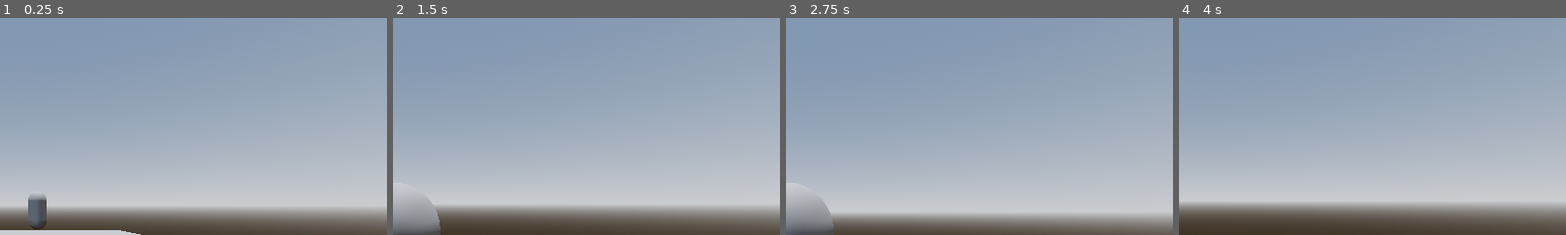
Above: before the commit, frames 1-4 (left to right).
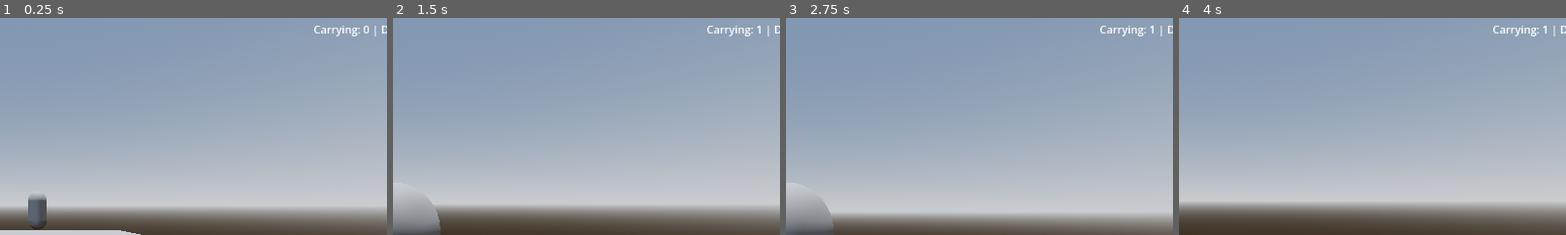
Above: after the commit, the same moments.

Repository: natmar68-cmyk/Rat_Trap
Game: Godot game, scene res://Scenes/nico_testing.tscn
Two runs of this game, one before a commit and one after it. Both use one fixed random seed, a clock stepped at 60 frames per second and the inputs below. This scene is started directly instead of the project's main scene.
Inputs (mouse positions are % of the whole screen's width and height, from its top left):
- Up to frame 1 (0.25 s): no input
- Up to frame 2 (1.5 s): tap Enter at 0.5 s; move the mouse to (55, 50) at 0.52 s; hold Ctrl (sprint) 0.53-1.28 s; hold W (move_forward) from 0.53 s (still down); tap Space (jump) at 0.77 s; move the mouse to (45, 50) at 1.27 s; tap F (toggle_camera) at 1.35 s
- Up to frame 3 (2.75 s): keep holding W (move_forward); tap Space (jump) at 1.52 s; move the mouse to (52, 48) at 2.02 s; hold Ctrl (sprint) from 2.03 s (still down)
- Up to frame 4 (4 s): keep holding W (move_forward); move the mouse to (49, 52) at 2.77 s; release Ctrl (sprint) at 2.78 s; tap F (toggle_camera) at 2.85 s; tap Space (jump) at 3.02, 3.77 s; move the mouse to (57, 51) at 3.52 s; hold Ctrl (sprint) from 3.53 s (still down)
The pictures show only the part of the screen within x 50-100%, y 7-57%; the shares and areas given below are measured in that part.

The runs differ from the first frame. In frame 1, 0.3% of the frame differs, in the area x 81-100%, y 3-9%; in frame 2, 0.3%; in frame 3, 0.3%; in frame 4, 0.3%.
Error before the commit: Invalid access to property or key 'food_count_changed' on a base object of type 'Node (game_manager.gd)'. (res://FoodLabel.gd:6)

Commit message:
new scoring done

Diff:
--- a/FoodLabel.gd
+++ /dev/null
@@ -1,10 +0,0 @@
-extends CanvasLayer
-
-@onready var food_label: Label = $FoodLabel
-
-func _ready():
-	GameManager.food_count_changed.connect(_on_food_count_changed)
-	food_label.text = "Food: 0"
-
-func _on_food_count_changed(new_count):
-	food_label.text = "Food: " + str(new_count)
--- a/Scenes/death_screen.tscn
+++ b/Scenes/death_screen.tscn
@@ -1,6 +1,6 @@
 [gd_scene format=3 uid="uid://tlhc81k4qqng"]
 
-[ext_resource type="Script" uid="uid://bxuvg47g7clos" path="res://canvas_layer.gd" id="1_8hps1"]
+[ext_resource type="Script" uid="uid://bxuvg47g7clos" path="res://Scripts/DeathScreen.gd" id="1_8hps1"]
 
 [node name="DeathScreen" type="CanvasLayer" unique_id=389953836]
 script = ExtResource("1_8hps1")
--- a/Scenes/nico_testing.tscn
+++ b/Scenes/nico_testing.tscn
@@ -1,7 +1,7 @@
 [gd_scene format=3 uid="uid://c5fjngcx0xqip"]
 
 [ext_resource type="PackedScene" uid="uid://cw5fd08d4wqkk" path="res://Scenes/food_item.tscn" id="1_1jav3"]
-[ext_resource type="Script" uid="uid://bgkx7slv5gbav" path="res://FoodLabel.gd" id="2_bd4tc"]
+[ext_resource type="Script" uid="uid://bgkx7slv5gbav" path="res://Scripts/FoodLabel.gd" id="2_bd4tc"]
 [ext_resource type="PackedScene" uid="uid://chb6j77e846ue" path="res://Scenes/player.tscn" id="3_3chpj"]
 [ext_resource type="PackedScene" uid="uid://da6uslpxkiodk" path="res://Scenes/mouse_trap.tscn" id="4_bd4tc"]
 
--- /dev/null
+++ b/Scenes/test_kitchen.tscn
@@ -0,0 +1,143 @@
+[gd_scene format=3 uid="uid://yqvgneujmkru"]
+
+[ext_resource type="PackedScene" uid="uid://chb6j77e846ue" path="res://Scenes/player.tscn" id="1_uq4tq"]
+[ext_resource type="Script" uid="uid://dqhbwwp5n3pax" path="res://Scripts/rat_hole_entrance.gd" id="2_54j5g"]
+[ext_resource type="PackedScene" uid="uid://da6uslpxkiodk" path="res://Scenes/mouse_trap.tscn" id="3_hfsmk"]
+[ext_resource type="PackedScene" uid="uid://cw5fd08d4wqkk" path="res://Scenes/food_item.tscn" id="4_4uwio"]
+[ext_resource type="Script" uid="uid://bgkx7slv5gbav" path="res://Scripts/FoodLabel.gd" id="5_hf3hi"]
+
+[sub_resource type="BoxShape3D" id="BoxShape3D_hfsmk"]
+size = Vector3(0.5986328, 4.960251, 1)
+
+[node name="Kitchen" type="Node3D" unique_id=2066472100]
+
+[node name="Floor" type="CSGBox3D" parent="." unique_id=1162045850]
+transform = Transform3D(0.99997985, -0.0029092368, -0.0056352024, 0.002923705, 0.9999925, 0.0025586656, 0.00562771, -0.002575104, 0.9999808, -0.33034497, -0.3239264, 0.024730325)
+use_collision = true
+size = Vector3(100, 0, 100)
+
+[node name="Wall x-" type="CSGBox3D" parent="." unique_id=719272905]
+transform = Transform3D(-4.3711385e-08, -1, 0, 0.9999999, -4.371139e-08, 0, 0, 0, 0.99999994, -50.327, 29.5, 0.025)
+use_collision = true
+size = Vector3(60, 0, 100)
+
+[node name="Wall x+" type="CSGBox3D" parent="." unique_id=461151980]
+transform = Transform3D(-4.3711385e-08, -1, 0, 0.9999999, -4.371139e-08, 0, 0, 0, 0.99999994, 49.5, 29.5, 0.025)
+use_collision = true
+size = Vector3(60, 0, 100)
+
+[node name="Wall y+" type="CSGBox3D" parent="." unique_id=335010111]
+transform = Transform3D(1.9106853e-15, 4.371139e-08, 0.99999994, 0.9999999, -4.371139e-08, 0, 4.3711385e-08, 1, -4.3711385e-08, 0, 29.5, 50)
+use_collision = true
+size = Vector3(60, 0, 100)
+
+[node name="Hole_maker" type="CSGCombiner3D" parent="." unique_id=1170892875]
+transform = Transform3D(1.9106853e-15, 4.371139e-08, 0.99999994, 0.9999999, -4.371139e-08, 0, 4.3711385e-08, 1, -4.3711385e-08, 0, 29.5, -50)
+use_collision = true
+
+[node name="Wall y-" type="CSGBox3D" parent="Hole_maker" unique_id=981362354]
+transform = Transform3D(1, 1.4210855e-14, -8.4703295e-22, -1.4210855e-14, 1, 1.4210855e-14, -8.4703295e-22, -1.4210855e-14, 1, 0, 0, 0)
+use_collision = true
+size = Vector3(60, 1, 101)
+
+[node name="Hole_wall" type="CSGBox3D" parent="Hole_maker" unique_id=1633334237]
+transform = Transform3D(1, 2.0961011e-13, -9.3173624e-21, -2.0961011e-13, 1, 2.0961011e-13, -9.3173624e-21, -2.0961011e-13, 1, -28.5, -4.241, -19.676)
+size = Vector3(3, 7.5, 7.5)
+
+[node name="Hole" type="CSGPolygon3D" parent="Hole_maker" unique_id=1506180309]
+transform = Transform3D(1.1, 0, -1.0658141e-14, -1.0658141e-14, -4.8082526e-08, -1.1, -2.1175824e-22, 1.1, -4.808253e-08, -29.983604, -0.5586586, -19.121819)
+operation = 2
+polygon = PackedVector2Array(2, -2, 0, -2, 0, 0, 2, 0, 2.35, -0.225, 2.575, -0.65, 2.58, -1.25, 2.4, -1.75)
+
+[node name="Hole_room" type="CSGBox3D" parent="Hole_maker" unique_id=451364005]
+transform = Transform3D(1, 2.1316282e-14, -1.0587912e-21, -2.1316282e-14, 1, 2.1316282e-14, -1.0587912e-21, -2.1316282e-14, 1, -28.5, -4.241, -19.676)
+operation = 2
+size = Vector3(2.9, 7.4, 7.2)
+
+[node name="Fridge" type="CSGBox3D" parent="." unique_id=42084637]
+transform = Transform3D(1.9106853e-15, 4.371139e-08, 0.99999994, 0.9999999, -4.371139e-08, 0, 4.3711385e-08, 1, -4.3711385e-08, 6.6307755, 22, -40.87291)
+use_collision = true
+size = Vector3(45, 15, 30)
+
+[node name="Counter -x" type="CSGBox3D" parent="." unique_id=1853158274]
+transform = Transform3D(1.9106853e-15, 4.371139e-08, 0.99999994, 0.9999999, -4.371139e-08, 0, 4.3711385e-08, 1, -4.3711385e-08, -39.802643, 9.866701, -0.116435796)
+use_collision = true
+size = Vector3(20, 100, 20)
+
+[node name="Cupboard -z" type="CSGBox3D" parent="." unique_id=1573001966]
+transform = Transform3D(1.9106853e-15, 4.371139e-08, 0.99999994, 0.9999999, -4.371139e-08, 0, 4.3711385e-08, 1, -4.3711385e-08, -39.802643, 42.105217, -38.261154)
+use_collision = true
+size = Vector3(14.529297, 23.497131, 20)
+
+[node name="Chimney" type="CSGBox3D" parent="." unique_id=2104832627]
+transform = Transform3D(1.9106853e-15, 4.371139e-08, 0.99999994, 0.9999999, -4.371139e-08, 0, 4.3711385e-08, 1, -4.3711385e-08, -39.802643, 42.105217, -2.8357697)
+use_collision = true
+size = Vector3(14.529297, 23.497131, 20)
+
+[node name="Cupboard +z" type="CSGBox3D" parent="." unique_id=1460989941]
+transform = Transform3D(-4.3711385e-08, -1, 0, 0.9999999, -4.371139e-08, 0, 0, 0, 0.99999994, -17.39821, 42.105217, 39.883945)
+use_collision = true
+size = Vector3(14.529297, 23.497131, 20)
+
+[node name="Counter +y" type="CSGBox3D" parent="." unique_id=1114300356]
+transform = Transform3D(-4.3711385e-08, -1, 0, 0.9999999, -4.371139e-08, 0, 0, 0, 0.99999994, -8.647625, 9.8667, 39.808304)
+use_collision = true
+size = Vector3(20, 42.42781, 20)
+
+[node name="Island" type="CSGBox3D" parent="." unique_id=2089766419]
+transform = Transform3D(-4.3711385e-08, -1, 0, 0.9999999, -4.371139e-08, 0, 0, 0, 0.99999994, 1.1757555, 9.79906, -1.3498305)
+use_collision = true
+size = Vector3(20, 28.267048, 23.901367)
+
+[node name="Shelf" type="CSGBox3D" parent="." unique_id=847364875]
+transform = Transform3D(1, 0, 0, 0, 1, 0, 0, 0, 1, 45.73134, 35.675278, -25.228111)
+use_collision = true
+size = Vector3(7.5, 1, 40)
+
+[node name="Shelf2" type="CSGBox3D" parent="." unique_id=11538325]
+transform = Transform3D(1, 0, 0, 0, 1, 0, 0, 0, 1, 45.73134, 28.373306, 17.78783)
+use_collision = true
+size = Vector3(7.5, 1, 40)
+
+[node name="Player" parent="." unique_id=757251869 groups=["Player"] instance=ExtResource("1_uq4tq")]
+transform = Transform3D(1, 0, 0, 0, 1, 0, 0, 0, 1, -44.77812, 55.408207, -42.44033)
+
+[node name="DirectionalLight3D" type="DirectionalLight3D" parent="." unique_id=1762153572]
+transform = Transform3D(1, 0, 0, 0, 0.046025537, 0.9989403, 0, -0.9989403, 0.046025537, 0, 43, 0)
+sky_mode = 1
+
+[node name="DirectionalLight3D2" type="DirectionalLight3D" parent="." unique_id=2141064549]
+transform = Transform3D(1, 0, 0, 0, 0.4909342, 0.8711966, 0, -0.8711966, 0.4909342, 0, 43, 34.827698)
+sky_mode = 1
+
+[node name="RatHoleEntrance" type="Area3D" parent="." unique_id=1054460793]
+script = ExtResource("2_54j5g")
+
+[node name="CollisionShape3D" type="CollisionShape3D" parent="RatHoleEntrance" unique_id=1772056645]
+transform = Transform3D(4, 0, 0, 0, 1, 0, 0, 0, 1, -20.221523, 0.0010604858, -49.717274)
+shape = SubResource("BoxShape3D_hfsmk")
+
+[node name="MouseTrap" parent="RatHoleEntrance" unique_id=430545207 instance=ExtResource("3_hfsmk")]
+transform = Transform3D(0.98654705, -0.0383476, 0.15891658, 0.0395008, 0.99921113, -0.004103113, -0.15863387, 0.010325234, 0.9872835, -36.843063, 19.941698, -14.113258)
+
+[node name="FoodItem" parent="." unique_id=624277446 instance=ExtResource("4_4uwio")]
+transform = Transform3D(1, 0, 0, 0, 1, 0, 0, 0, 1, -40.084343, 50.369865, -29.84024)
+
+[node name="CanvasLayer" type="CanvasLayer" parent="." unique_id=1313978239]
+script = ExtResource("5_hf3hi")
+
+[node name="FoodLabel" type="Label" parent="CanvasLayer" unique_id=1759022403]
+offset_left = 945.0
+offset_top = 56.0
+offset_right = 985.0
+offset_bottom = 79.0
+metadata/_edit_use_anchors_ = true
+
+[node name="FoodItem2" parent="." unique_id=640037650 instance=ExtResource("4_4uwio")]
+transform = Transform3D(1, 0, 0, 0, 1, 0, 0, 0, 1, -35.770187, 20.866703, -19.067768)
+
+[node name="FoodItem3" parent="." unique_id=1754783054 instance=ExtResource("4_4uwio")]
+transform = Transform3D(1, 0, 0, 0, 1, 0, 0, 0, 1, -19.808252, 0.52627563, -37.21061)
+
+[node name="MouseTrap" parent="." unique_id=1646424392 instance=ExtResource("3_hfsmk")]
+transform = Transform3D(1, 0, 0, 0, 1, 0, 0, 0, 1, -25.193369, -0.4260202, -41.424957)
--- a/canvas_layer.gd
+++ b/Scripts/DeathScreen.gd
@@ -4,5 +4,6 @@
 	$Button.pressed.connect(_on_retry_pressed)
 
 func _on_retry_pressed():
+	GameManager.reset()
 	Input.set_mouse_mode(Input.MOUSE_MODE_CAPTURED)
-	get_tree().change_scene_to_file("res://Scenes/kitchen.tscn")
+	get_tree().change_scene_to_file("res://Scenes/test_kitchen.tscn")
--- /dev/null
+++ b/Scripts/FoodLabel.gd
@@ -0,0 +1,14 @@
+extends CanvasLayer
+
+@onready var food_label: Label = $FoodLabel
+
+func _ready():
+	GameManager.carried_changed.connect(_on_carried_changed)
+	GameManager.delivered_changed.connect(_on_delivered_changed)
+	food_label.text = "Carrying: 0 | Delivered: 0"
+
+func _on_carried_changed(new_count):
+	food_label.text = "Carrying: " + str(new_count) + " | Delivered: " + str(GameManager.food_delivered)
+
+func _on_delivered_changed(new_count):
+	food_label.text = "Carrying: " + str(GameManager.food_carried) + " | Delivered: " + str(new_count)
--- a/Scripts/game_manager.gd
+++ b/Scripts/game_manager.gd
@@ -18,3 +18,11 @@
 	food_delivered += food_carried
 	food_carried = 0
 	delivered_changed.emit(food_delivered)
+	carried_changed.emit(0)
+
+func reset():
+	food_carried = 0
+	food_delivered = 0
+	total_food = 0
+	carried_changed.emit(0)
+	delivered_changed.emit(0)
--- a/Scripts/mouse_trap.gd
+++ b/Scripts/mouse_trap.gd
@@ -4,6 +4,8 @@
 	body_entered.connect(_on_body_entered)
 
 func _on_body_entered(body):
+	print("Trap hit by: ", body.name)
 	if body.is_in_group("Player"):
+		print("Player detected, changing scene...")
 		Input.set_mouse_mode(Input.MOUSE_MODE_VISIBLE)
-		get_tree().change_scene_to_file("res://scenes/death_screen.tscn")
+		get_tree().change_scene_to_file.call_deferred("res://Scenes/death_screen.tscn")
--- /dev/null
+++ b/Scripts/rat_hole_entrance.gd
@@ -0,0 +1,8 @@
+extends Area3D
+
+func _ready():
+	body_entered.connect(_on_body_entered)
+
+func _on_body_entered(body):
+	if body.is_in_group("Player") and GameManager.food_carried > 0:
+		GameManager.deliver_food()
Empty file removed: Scenes/hole.gd
Renamed: canvas_layer.gd.uid -> Scripts/DeathScreen.gd.uid
Renamed: FoodLabel.gd.uid -> Scripts/FoodLabel.gd.uid
Empty file added: Scripts/hole.gd
Renamed: Scenes/hole.gd.uid -> Scripts/hole.gd.uid
Not shown, added: Scripts/rat_hole_entrance.gd.uid
